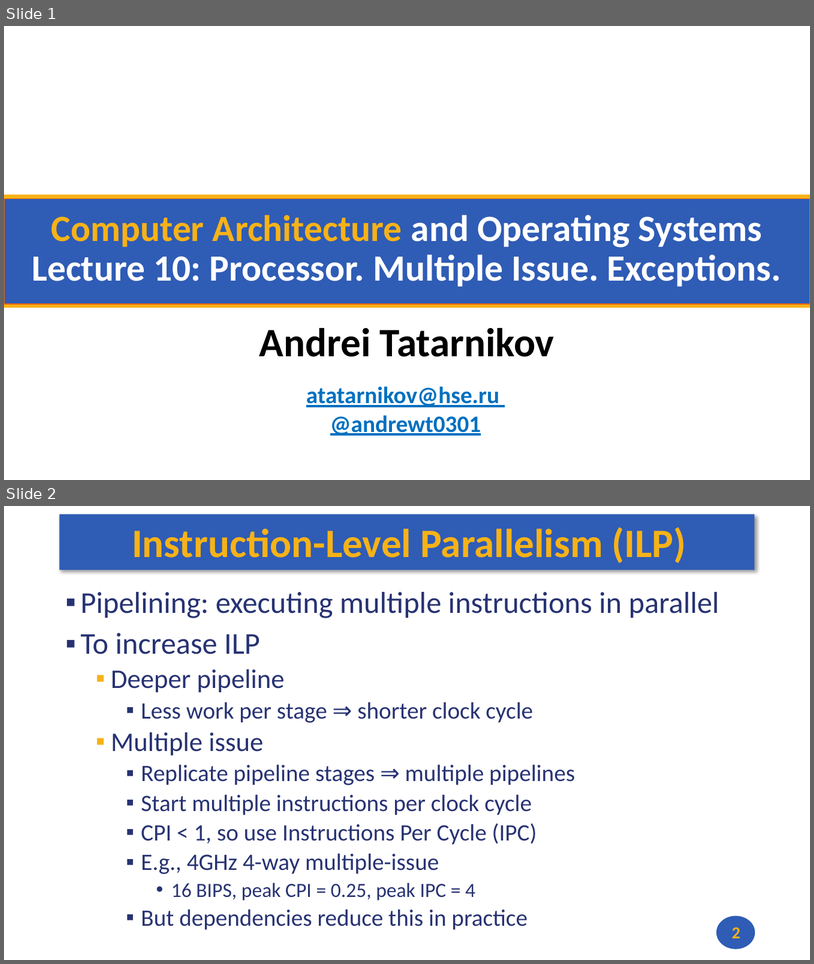
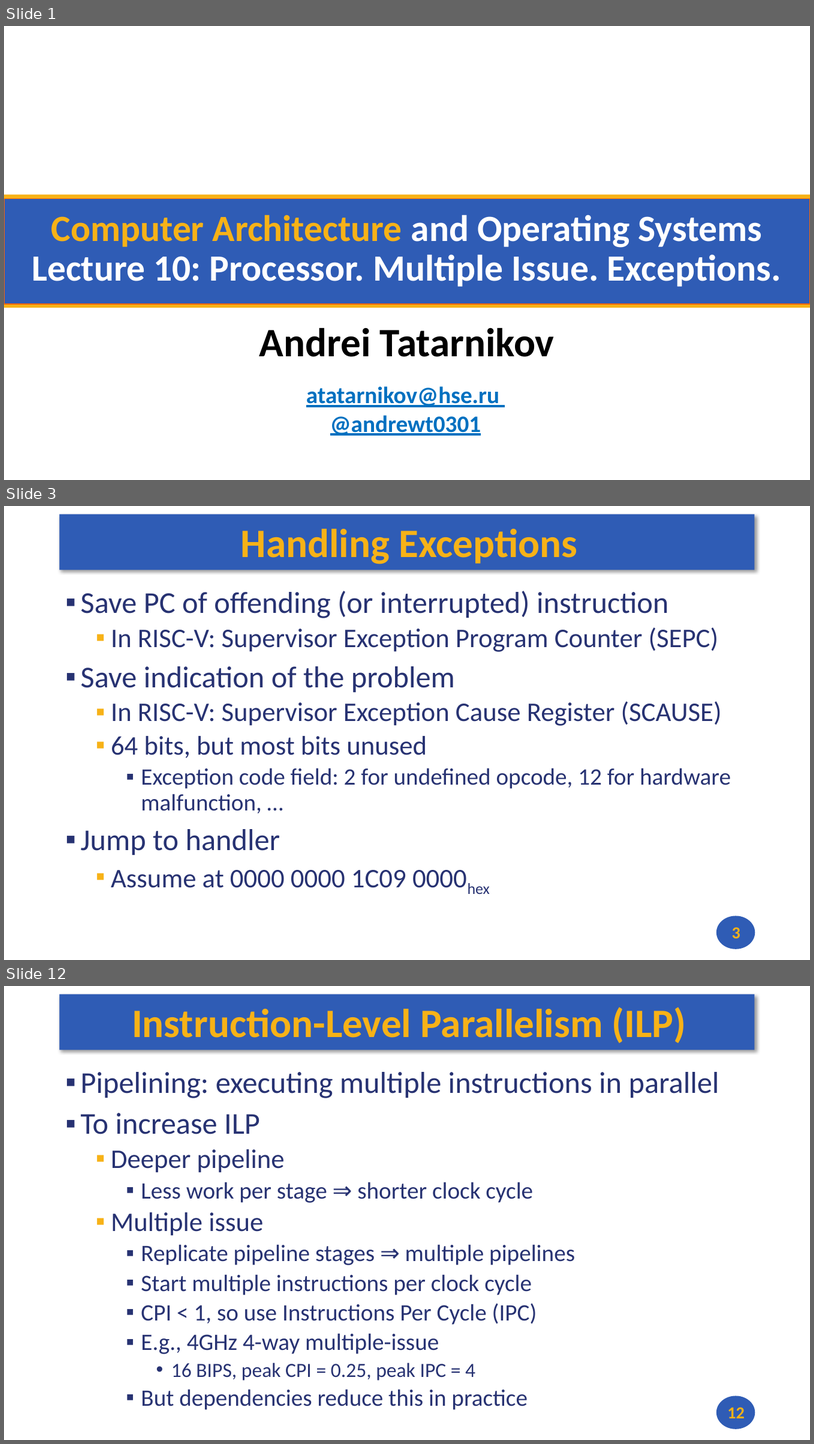
Before and after one commit to andrewt0301/hse-acos-course, a slide deck: docs/part1ca/10_Exceptions/CA_Lecture_10.pptx. Shown one above the other, each under a label of ours: slides 1 and 2 before the commit, slides 1, 3 and 12 after it; the slides between them are not shown. The pictures are 814x964 and 814x1444 pixels, drawn with LibreOffice and Linux fonts; fonts in the diff are those of the drawing; background and template pictures are left out. Boxes give left, top, right and bottom in pixels: in the first picture for what was removed or moved away, otherwise in the second. Text is boxed around its words. In the diff, an @@ line names an element or a change of style, - is before the commit and + after.

Commit message:
Working on Lecture 10

```diff
--- a/docs/part1ca/10_Exceptions/CA_Lecture_10.pptx
+++ b/docs/part1ca/10_Exceptions/CA_Lecture_10.pptx
@@ slide 3 added at (x1=4, y1=506, x2=810, y2=960), background #FFFFFF; not listed: 2 template elements that a slide beside it also shows @@
@@ title added at (x1=241, y1=528, x2=578, y2=564), 48 pt, text #F7B217, bold @@
+Handling Exceptions
@@ text added at (x1=81, y1=591, x2=731, y2=888), 32 pt, text #273272 @@
+▪ Save PC of offending (or interrupted) instruction
+  ▪ In RISC-V: Supervisor Exception Program Counter (SEPC)
+▪ Save indication of the problem
+  ▪ In RISC-V: Supervisor Exception Cause Register (SCAUSE)
+  ▪ 64 bits, but most bits unused
+    ▪ Exception code field: 2 for undefined opcode, 12 for hardware malfunction, …
+▪ Jump to handler
+  ▪ Assume at 0000 0000 1C09 0000hex
@@ page number added at (x1=732, y1=927, x2=741, y2=938), 20 pt, text #F7B217, bold @@
+3
@@ what was slide 2 is now slide 12 @@
@@ page number at (x1=728, y1=1407, x2=744, y2=1418): text changed @@
-2
+12
```
Also in this commit, not shown: 9 other slides added, 2 other files.
